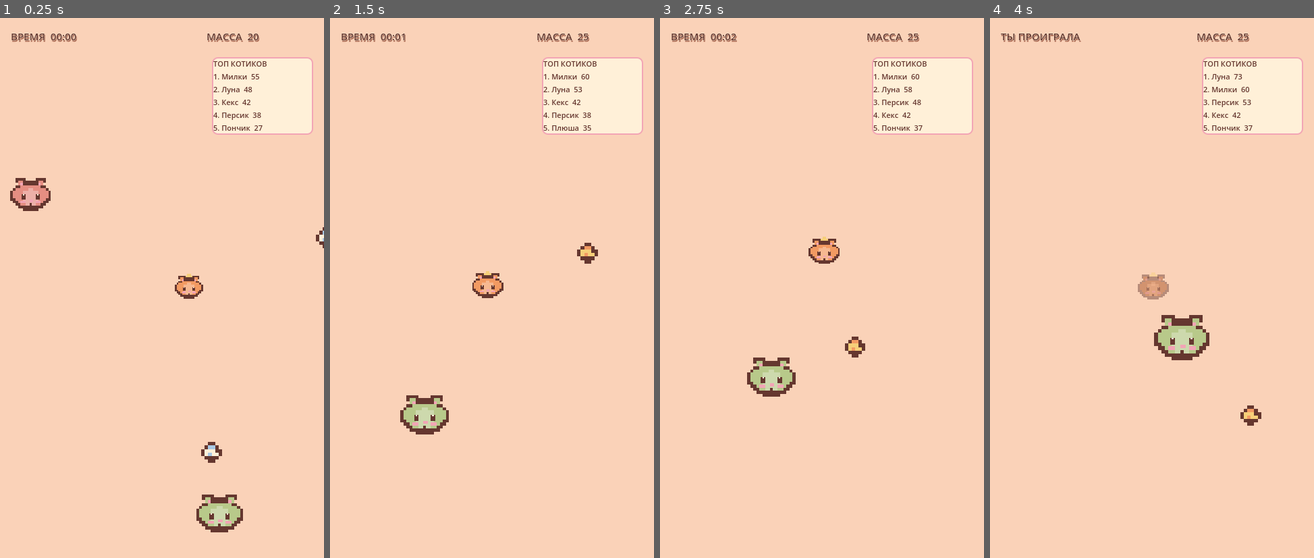
Above: before the commit, frames 1-4 (left to right).
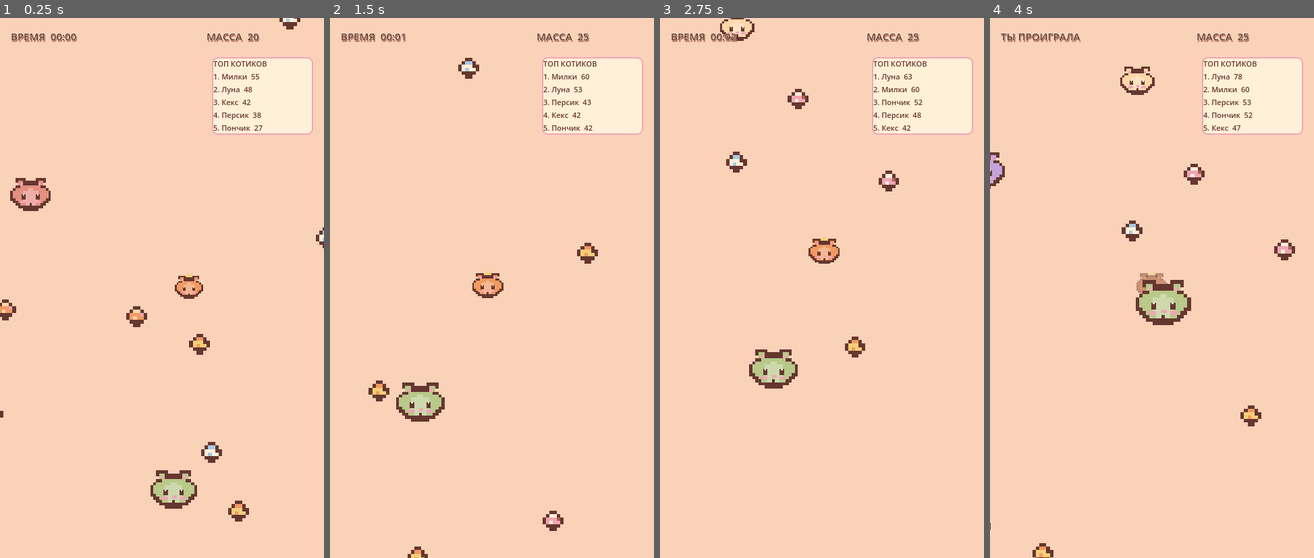
Above: after the commit, the same moments.

Repository: ArinaPig/Meown
Game: Godot game, scene res://scenes/minigames/catio/CatIO.tscn
The game is run twice, just before and just after one commit, with the same random seed, the same clock (stepped at 60 frames per second) and the same inputs. The project has no main scene, so this scene is started directly.
Inputs (mouse positions are in pixels of both pictures, inside the frame that each line leads up to):
- Up to frame 1 (0.25 s): no input
- Up to frame 2 (1.5 s): move the mouse to (563, 261) at 0.52 s; click (563, 261) at 0.67 s; drag from (427, 315) to (524, 266) at 1.27 s
- Up to frame 3 (2.75 s): move the mouse to (854, 169) at 2.02 s; click (854, 169) at 2.17 s
- Up to frame 4 (4 s): drag from (1135, 396) to (1054, 207) at 2.77 s; move the mouse to (1249, 369) at 3.52 s; click (1249, 369) at 3.67 s

The runs differ from the first frame. In frame 1, 2.2% of the frame differs, in the area x 0-93%, y 0-96%; in frame 2, 1.8%; in frame 3, 1.8%; in frame 4, 3.4%, in the area x 0-95%, y 9-100%.

Commit message:
Increase Cat.io food density and respawn rate

Diff:
--- a/scenes/minigames/catio/CatIO.gd
+++ b/scenes/minigames/catio/CatIO.gd
@@ -20,13 +20,13 @@
 ]
 const BOT_NAMES := ["Пончик", "Луна", "Милки", "Персик", "Плюша", "Кекс"]
 
-var max_food := 65
+var max_food := 180
 var elapsed_time := 0.0
 var leaderboard_label: Label
 var game_over := false
 
 func _ready() -> void:
-	food_timer.wait_time = 0.85
+	food_timer.wait_time = 0.30
 	food_timer.timeout.connect(_on_food_timer_timeout)
 	if not food_scene:
 		food_scene = load("res://scenes/minigames/catio/Food.tscn")
@@ -41,7 +41,7 @@
 	_setup_arena()
 	_setup_hud()
 	_spawn_bots()
-	for i in range(32):
+	for i in range(90):
 		spawn_food()
 
 func _process(delta: float) -> void:
